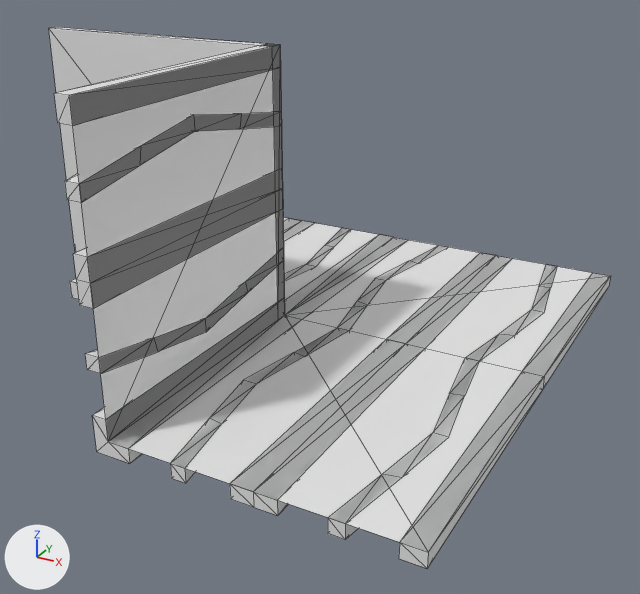
The OBJ model Data/bmc/tiles/t_140.obj: old version first, new version second.
Camera for both pictures: a 50 mm lens placed at (0.799, -1.314, 0.711), pointed at (0.092, -0.028, 0.068). Lighting does not change. The marker at lower left points along +X, +Y and +Z. Mesh edges are drawn as thin lines. Where no turn or scale is listed for an object, it has been applied to the vertices.

The first picture shows 't_140'.
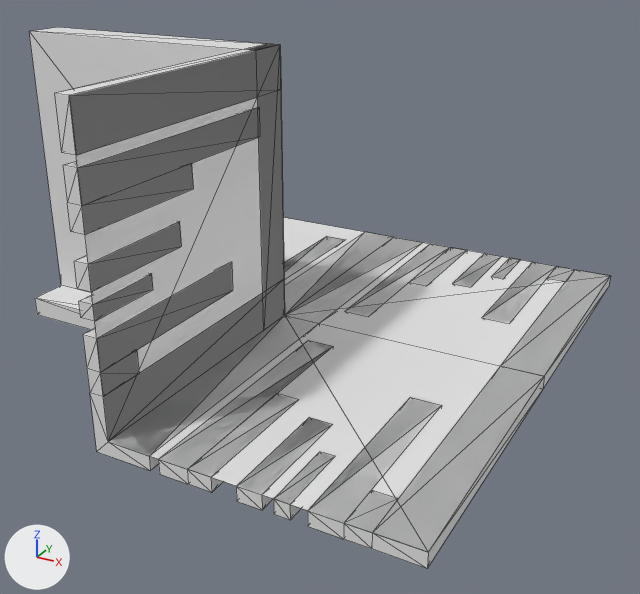
Pixel boxes [x1, y1, x2, y2] of what changed, in the pictures (640 x 594 px; the box of a moved part takes in the faces that stretch with it):
```json
{"object": "t_140", "change": "reshaped", "before": [49, 27, 610, 568], "after": [29, 27, 610, 568]}
{"part": 1, "of": "me_t_140", "change": "added", "after": [74, 222, 182, 292]}
{"part": 2, "of": "me_t_140", "change": "added", "after": [79, 274, 153, 321]}
{"part": 3, "of": "me_t_140", "change": "added", "after": [492, 258, 520, 279]}
{"part": 4, "of": "me_t_140", "change": "added", "after": [274, 452, 335, 520]}
{"part": 5, "of": "me_t_140", "change": "added", "after": [453, 253, 502, 287]}
{"part": 6, "of": "me_t_140", "change": "added", "after": [236, 421, 331, 510]}
{"part": 7, "of": "me_t_140", "change": "rebuilt", "before": [170, 245, 448, 483], "after": [158, 340, 330, 492], "on screen": "38% narrower, 36% shorter"}
{"part": 8, "of": "me_t_140", "change": "rebuilt", "before": [65, 112, 282, 203], "after": [63, 107, 260, 235], "on screen": "9% narrower, 40% taller"}
{"part": 9, "of": "me_t_140", "change": "rebuilt", "before": [284, 230, 350, 281], "after": [284, 237, 343, 280]}
{"part": 10, "of": "me_t_140", "change": "added", "after": [348, 244, 467, 315]}
{"part": 11, "of": "me_t_140", "change": "deleted", "before": [73, 169, 283, 308]}
{"part": 12, "of": "me_t_140", "change": "moved or reshaped", "before": [49, 27, 610, 568], "after": [29, 27, 610, 568]}
```

Scene script edits in JSON lines:
```json
{"block": "me_t_140", "where": "# used by ob_t_140; location = (0.0, 0.0, 0.0)"}
{"op": "remove", "block": "me_t_140", "code": "me_t_140.from_pydata(...)  # 254 vertices, 501 faces; spans x -0.5..0.5, y -0.5..0.5, z -0.05..0.5"}
{"op": "add", "block": "me_t_140", "code": "me_t_140.from_pydata(...)  # 228 vertices, 407 faces; spans x -0.5..0.5, y -0.5..0.5, z -0.05..0.5"}
{"block": "me_t_140", "change": "me_t_140 part 1: a new loose piece, a box spanning x -0.025..0.0, y -0.5..-0.3, z 0.237..0.277"}
{"block": "me_t_140", "change": "me_t_140 part 2: a new loose piece, a box spanning x -0.025..0.0, y -0.5..-0.374, z 0.193..0.218"}
{"block": "me_t_140", "change": "me_t_140 part 3: a new loose piece, a box spanning x 0.282..0.307, y 0.374..0.5, z -0.025..0.0"}
{"block": "me_t_140", "change": "me_t_140 part 4: a new loose piece, a box spanning x 0.282..0.307, y -0.5..-0.374, z -0.025..0.0"}
{"block": "me_t_140", "change": "me_t_140 part 5: a new loose piece, a box spanning x 0.223..0.263, y 0.3..0.5, z -0.025..0.0"}
{"block": "me_t_140", "change": "me_t_140 part 6: a new loose piece, a box spanning x 0.223..0.263, y -0.5..-0.3, z -0.025..0.0"}
{"block": "me_t_140", "change": "me_t_140 part 7: the loose piece of 36 vertices spanning x 0.071..0.138, y -0.5..0.5, z -0.025..0.0 is rebuilt with 14 vertices and now spans x 0.092..0.182, y -0.5..-0.071, z -0.025..0.0"}
{"block": "me_t_140", "change": "me_t_140 part 8: the loose piece of 20 vertices spanning x -0.025..0.0, y -0.5..0.0, z 0.363..0.429 is rebuilt with 14 vertices and now spans x -0.025..0.0, y -0.5..-0.071, z 0.318..0.408"}
{"block": "me_t_140", "change": "me_t_140 part 9: the loose piece of 20 vertices spanning x -0.138..-0.071, y 0.0..0.5, z -0.025..0.0 is rebuilt with 14 vertices and now spans x -0.182..-0.092, y 0.0..0.429, z -0.025..0.0"}
{"block": "me_t_140", "change": "me_t_140 part 10: a new loose piece of 14 vertices spanning x 0.092..0.182, y 0.071..0.5, z -0.025..0.0"}
{"block": "me_t_140", "change": "me_t_140 part 11: the loose piece of 12 vertices spanning x -0.025..0.0, y -0.5..0.0, z 0.213..0.288 is deleted"}
{"block": "me_t_140", "change": "me_t_140 part 12"}
{"block": "me_t_140", "change": "130 vertices are removed from x -0.5..0.463, y -0.5..0.5, z -0.05..0.5"}
{"block": "me_t_140", "change": "285 faces are deleted"}
{"block": "me_t_140", "change": "45 vertices are added at x -0.5..0.425, y -0.5..0.421, z -0.05..0.5"}
{"block": "me_t_140", "change": "10 new vertices lie (-0.075, 0.0, 0.0) away from vertices in x 0.0..0.5, y -0.5..0.5, z -0.025..0.0"}
{"block": "me_t_140", "change": "9 new vertices lie (0.075, 0.0, 0.0) away from vertices in x -0.5..0.0, y -0.5..0.5, z -0.025..0.0"}
{"block": "me_t_140", "change": "6 new vertices lie (-0.039, 0.0, 0.0) away from vertices in x 0.425, y -0.5..0.5, z -0.025..0.0"}
{"block": "me_t_140", "change": "6 new vertices lie (-0.053, 0.0, 0.0) away from vertices in x 0.386, y -0.5..0.5, z -0.025..0.0"}
{"block": "me_t_140", "change": "8 new vertices lie (0.025, 0.0, 0.0) away from vertices in x -0.025, y -0.5..0.0, z 0.075..0.167"}
{"block": "me_t_140", "change": "191 new faces join them"}
```
